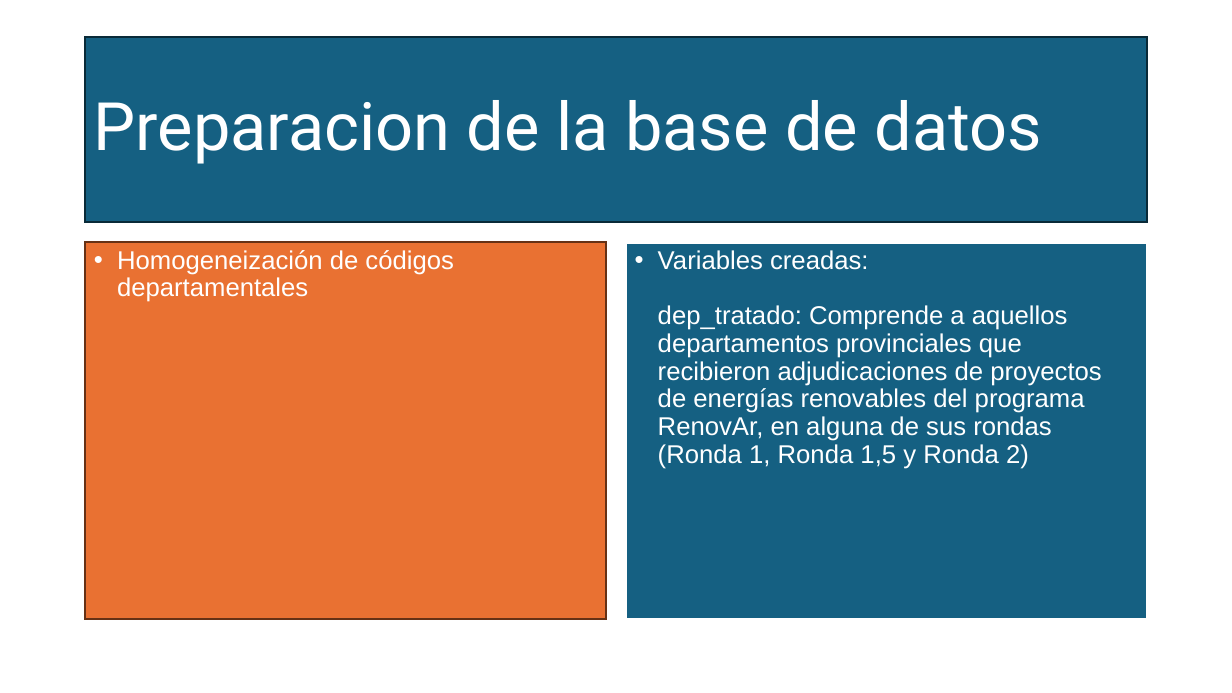
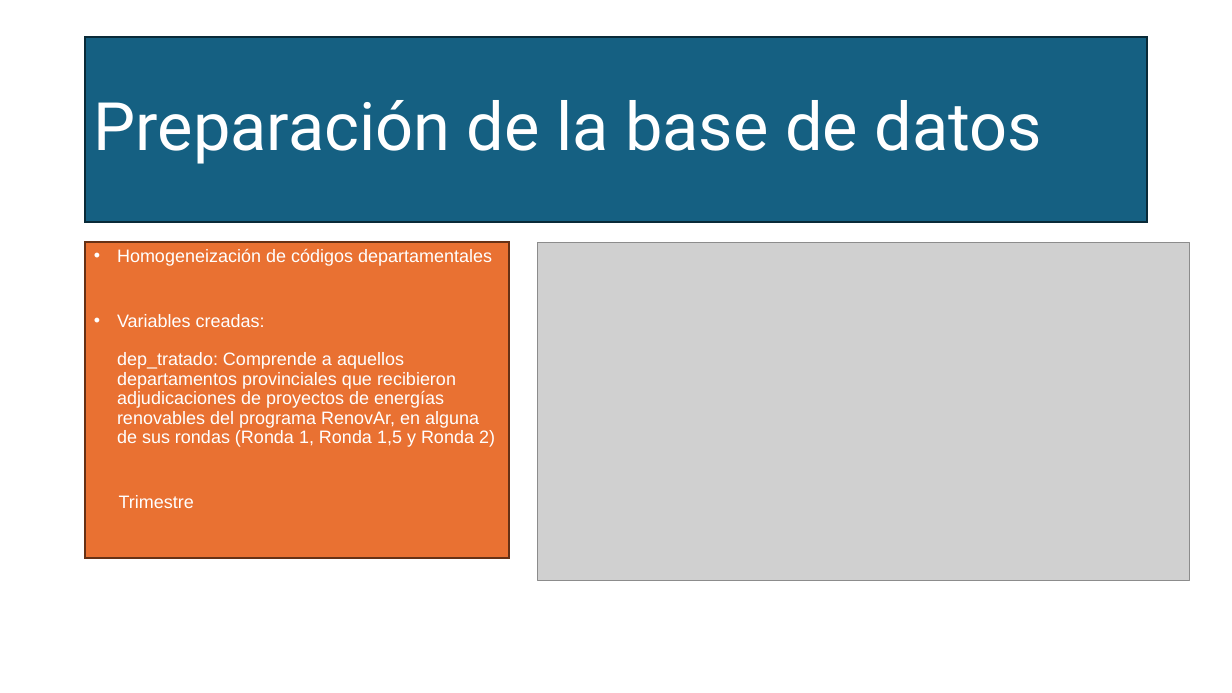
Before and after one commit to maximilianogpardini/Big-Data-UBA--Grupo-3, a slide deck: slide 4 of BASES/Presntacion programacion final.pptx. Drawn at 1232x693 pixels with LibreOffice and Linux fonts; fonts in the diff are those of the drawing; grey boxes stand for pictures. Boxes give left, top, right and bottom in pixels: in the first picture for what was removed or moved away, otherwise in the second. Text is boxed around its words. In the diff, an @@ line names an element or a change of style, - is before the commit and + after.

```diff
--- a/BASES/Presntacion programacion final.pptx
+++ b/BASES/Presntacion programacion final.pptx
@@ title at (94,100,1042,164): text changed @@
-Preparacion de la base de datos
+Preparación de la base de datos
@@ text "Homogeneización de códigos departamentales": place and size @@
-text "Homogeneización de códigos departamentales" at (85,242,606,619)
+text "Homogeneización de códigos departamentales" at (85,242,510,557)
@@ text at (117,248,492,266): size 20 to 14 pt in "Homogeneización de códigos departamentales" @@
@@ picture added at (538,242,1189,580) @@
@@ text removed at (626,242,1148,619) @@
-• Variables creadas:
-  dep_tratado: Comprende a aquellos departamentos provinciales que recibieron adjudicaciones de proyectos de energías renovables del programa RenovAr, en alguna de sus rondas (Ronda 1, Ronda 1,5 y Ronda 2)
@@ text at (117,314,495,508): paragraphs added @@
+• Variables creadas:
+  dep_tratado: Comprende a aquellos departamentos provinciales que recibieron adjudicaciones de proyectos de energías renovables del programa RenovAr, en alguna de sus rondas (Ronda 1, Ronda 1,5 y Ronda 2)
+Trimestre
```
Also in this commit, not shown: 3 other slides changed, 1 other file.
